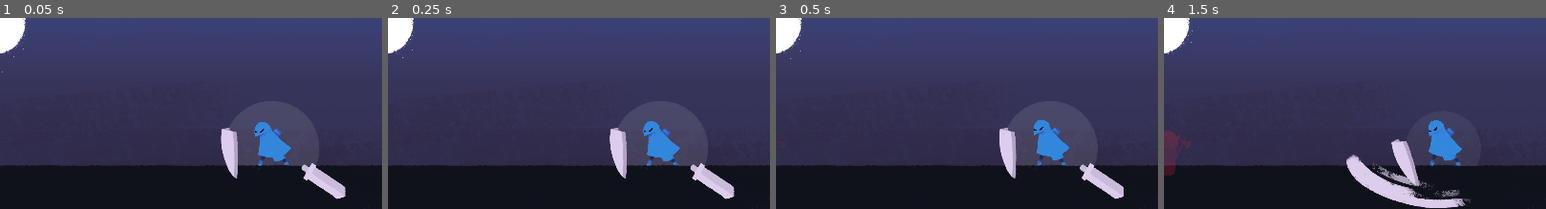
Above: before the commit, frames 1-4 (left to right).
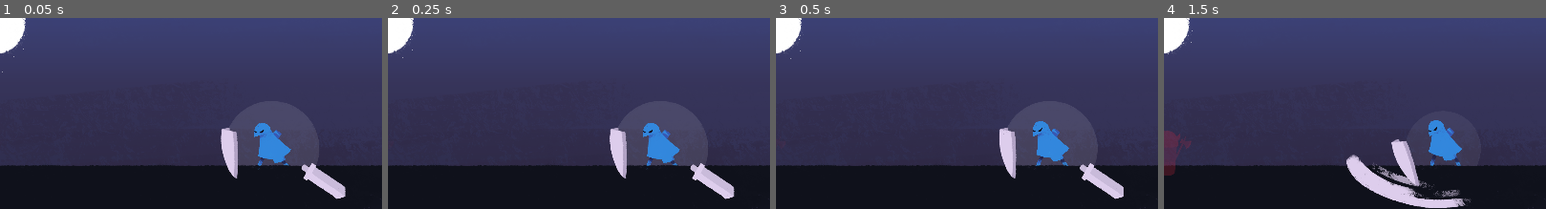
Above: after the commit, the same moments.

Repository: dannytaylor/ld50
Game: Godot game, scene res://300/Game-Danny.tscn
Two runs of this game, one before a commit and one after it. Both use one fixed random seed, a clock stepped at 60 frames per second and the inputs below. The engine's default icon, where the game draws it, is replaced by a stand-in: a white triangle on a blue panel in a dark square.
Inputs (mouse positions are % of the whole screen's width and height, from its top left):
- Up to frame 1 (0.05 s): no input
- Up to frame 2 (0.25 s): no input
- Up to frame 3 (0.5 s): no input
- Up to frame 4 (1.5 s): tap Enter at 0.5 s; move the mouse to (72, 45) at 0.52 s; press the mouse at (72, 45) at 0.53 s; move the mouse to (30, 55) at 1.27 s; release the mouse at (30, 55) at 1.28 s; click (30, 55) at 1.35 s
The pictures show only the part of the screen within x 12-62%, y 12-62%; the shares and areas given below are measured in that part.

The runs differ from the first frame. In frame 1, 0.3% of the frame differs, in the area x 66-77%, y 54-80%; in frame 2, 0.3%, in the area x 66-77%, y 54-78%; in frame 3, 0.3%; in frame 4, nothing differs.

Commit message:
attempt fixing some animation priority

Diff:
--- a/project/300/Arrow.gd
+++ b/project/300/Arrow.gd
@@ -9,5 +9,8 @@
 	if unit_offset >= 1:
 		die()
 
+func attack():
+	return
+
 func die():
 	get_parent().queue_free()
--- a/project/300/Game-Danny.tscn
+++ b/project/300/Game-Danny.tscn
@@ -511,7 +511,7 @@
 z_index = -1
 frames = SubResource( 31 )
 animation = "idle"
-frame = 9
+frame = 7
 playing = true
 
 [node name="StaminaIndicator" type="Sprite" parent="PlayerPath/Player"]
--- a/project/300/Player.gd
+++ b/project/300/Player.gd
@@ -131,7 +131,7 @@
 		$Shield.position.y += delta*64
 
 		if gameovertimer.is_stopped():
-			var ui_alpha = min(1.0,gameover.modulate.a+delta)
+			var ui_alpha = min(1.0,gameover.modulate.a+delta*2)
 			gameover.modulate.a = ui_alpha
 
 func move_shield(event: InputEventMouseMotion):
@@ -190,17 +190,19 @@
 
 func _on_Area2D_area_entered(area):
 	print("Nice block")
-	$PlayerSprite.play("block")
-	$Shield/ShieldSprite.play("block")
-	$Shield/ShieldSprite.frame = 0
-	$Shield/ShieldAudio.play()
-	game.score += 1
-	area.get_parent().die()
+	if not dead:
+		$PlayerSprite.play("block")
+		$Shield/ShieldSprite.play("block")
+		$Shield/ShieldSprite.frame = 0
+		$Shield/ShieldAudio.play()
+		game.score += 1
+		area.get_parent().die()
 
 func _on_PlayerSprite_animation_finished():
-	if $PlayerSprite.animation == "block":
-		$PlayerSprite.play("idle")
-	elif $PlayerSprite.animation == "kneel":
-		$PlayerSprite.play("exhausted")
-	elif $PlayerSprite.animation == "stand":
-		$PlayerSprite.play("idle")
+	if not dead:
+		if $PlayerSprite.animation == "block":
+			$PlayerSprite.play("idle")
+		elif $PlayerSprite.animation == "kneel":
+			$PlayerSprite.play("exhausted")
+		elif $PlayerSprite.animation == "stand":
+			$PlayerSprite.play("idle")
